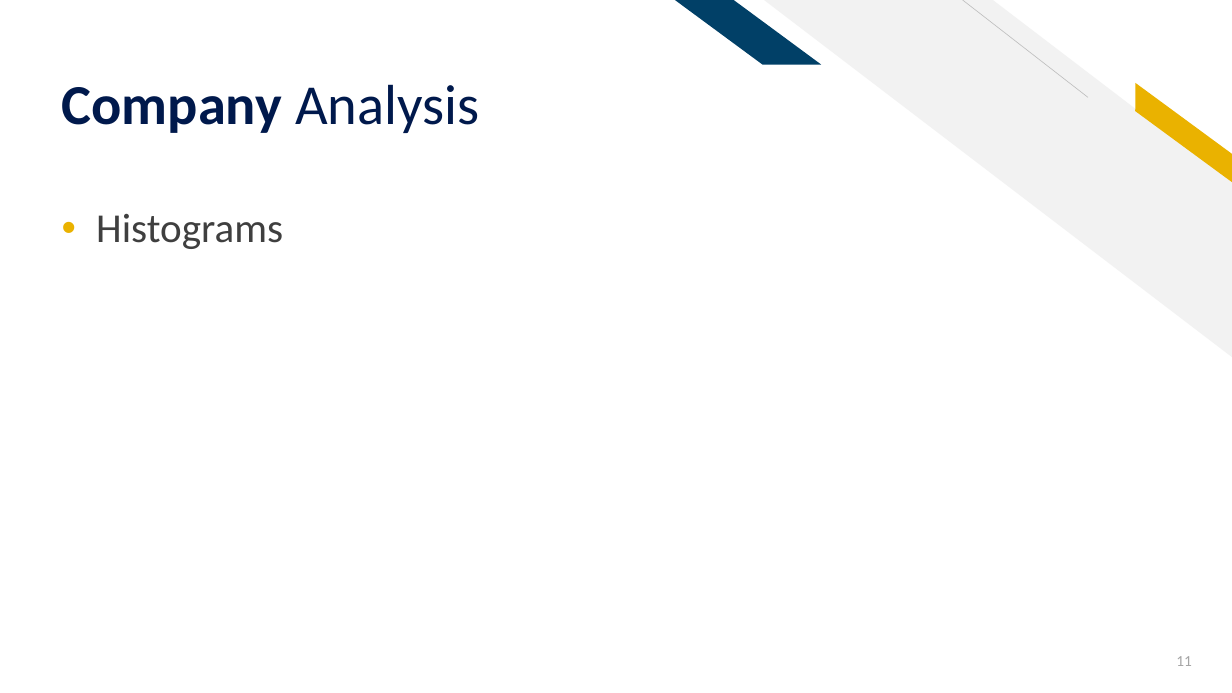
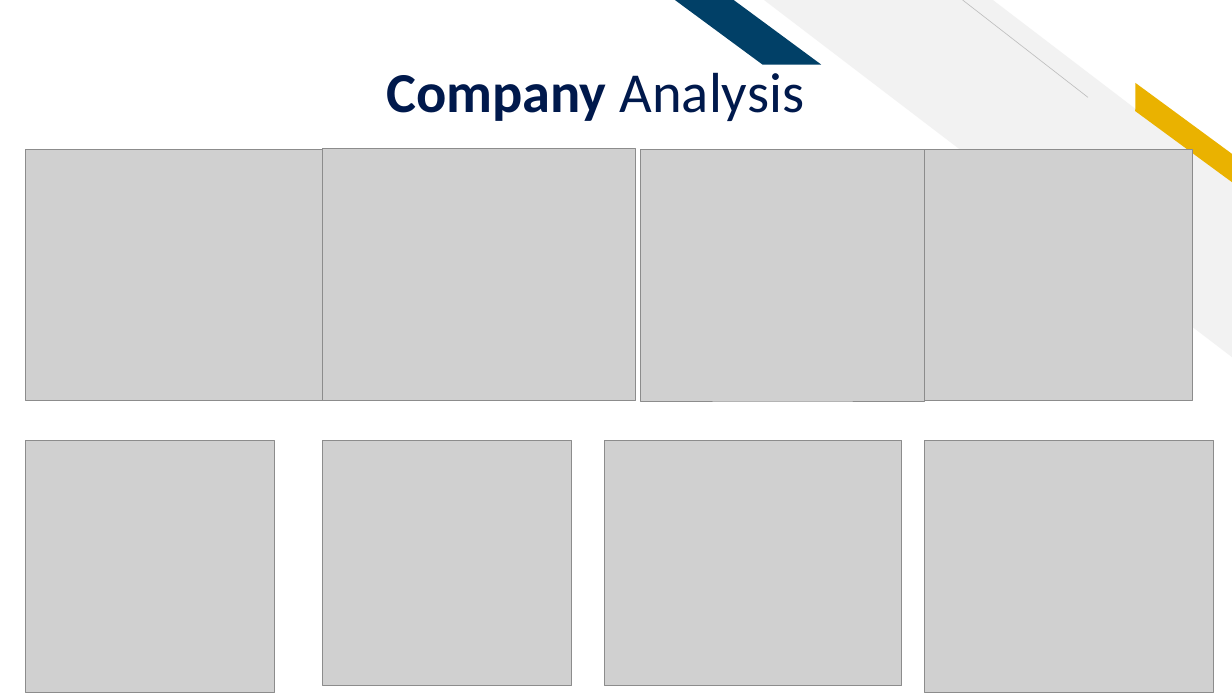
Before and after one commit to sethrpaniagua/Twitter-Sentament-Analysis, a slide deck: slide 12 of ML Group Project_Sentiment Analysis of Twitter Data.pptx (slide 11 before the commit). Drawn at 1232x693 pixels with LibreOffice and Linux fonts; fonts in the diff are those of the drawing; grey boxes stand for pictures. Boxes give left, top, right and bottom in pixels: in the first picture for what was removed or moved away, otherwise in the second. Text is boxed around its words. In the diff, an @@ line names an element or a change of style, - is before the commit and + after.

```diff
--- a/ML Group Project_Sentiment Analysis of Twitter Data.pptx
+++ b/ML Group Project_Sentiment Analysis of Twitter Data.pptx
@@ title "Company Analysis": place and size @@
-title "Company Analysis" at (62,84,479,133)
+title "Company Analysis" at (386,72,804,121)
@@ title "Company Analysis" at (386,72,804,121): alignment left to centre @@
@@ picture added at (26,149,323,400) @@
@@ picture added at (323,149,637,401) @@
@@ picture added at (640,149,925,401) @@
@@ picture added at (925,150,1193,401) @@
@@ text removed at (96,214,283,249) @@
-• Histograms
@@ picture added at (26,440,274,693) @@
@@ picture added at (323,440,572,686) @@
@@ picture added at (604,440,902,686) @@
@@ picture added at (925,440,1214,693) @@
@@ page number removed at (1176,656,1192,666) @@
-11
```
Also in this commit, not shown: 1 other slide changed, 3 slides added, 1 slide removed.
